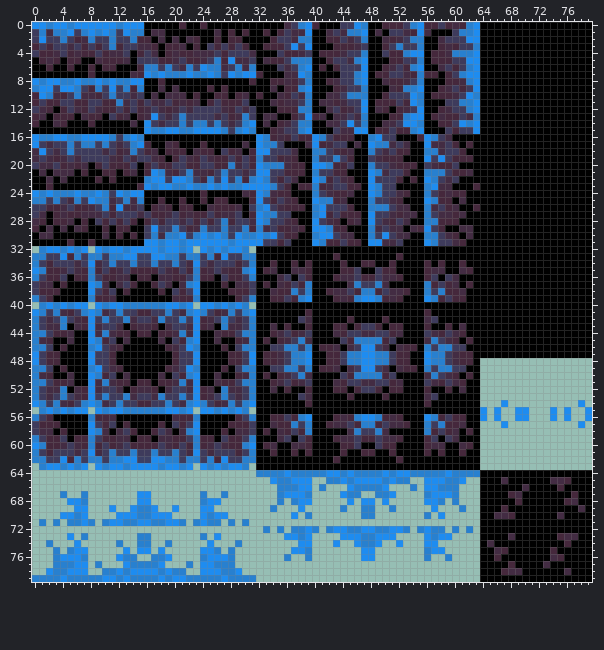
Two versions of one pixel-art file, graphics/.aseprite/tileset-forest-grass.aseprite. Above is the file before it was changed.
80x80 pixels, 1 frame.
After:
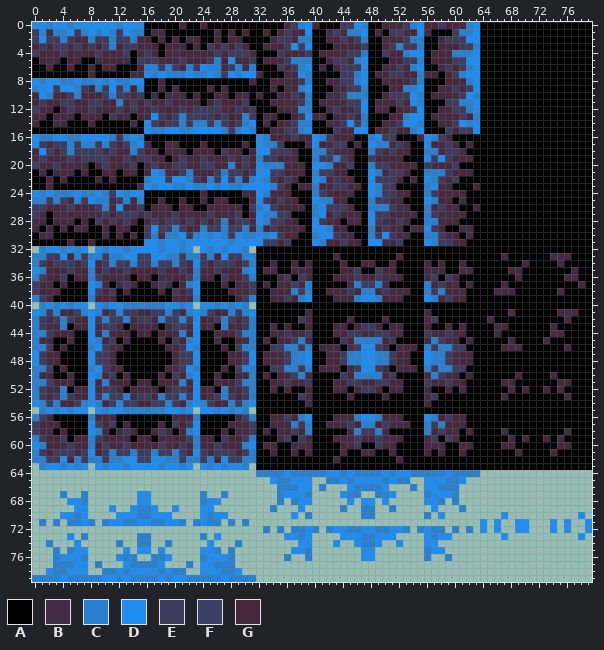
Palette (. is transparent): A #000000  B #432c43  C #2880cf  D #1e8cf0  E #3e3b5c  F #3c4065  G #45283c
Change:
y 33: x 67 A -> B; x 74..76 AAA -> BBG
y 34: x 70 A -> B; x 75 A -> G
y 35: x 68..69 AA -> GB; x 77 A -> G
y 36: x 69 A -> G; x 76..77 AA -> GB
y 37: x 67 A -> G; x 78 A -> B
y 38: x 66..68 AAA -> BBG; x 75 A -> B
y 41: x 68 A -> B; x 75..77 AAA -> GBB
y 42: x 65 A -> B; x 76 A -> G
y 43: x 66..67 AA -> BG; x 74 A -> G
y 44: x 66 A -> G; x 74..75 AA -> BG
y 45: x 68 A -> G; x 73 A -> B
y 46: x 67..69 AAA -> GBB; x 76 A -> B
y 48..49: x 64..79 ................ -> AAAAAAAAAAAAAAAA
y 50: x 64..79 ................ -> AAAAAGAAAAGAAAAA
y 51: x 64..79 ................ -> AAAGGAAAAAAGGAAA
y 52: x 64..79 ................ -> AAAABAGAAGABAAAA
y 53: x 64..79 ................ -> AAABAAAAAAAABAAA
y 54: x 64..79 ...D..........D. -> AAAAAAAAAAAAAAAA
y 55..56: x 64..79 D.D..DD...D.D..D -> AAAAAAAAAAAAAAAA
y 57: x 64..79 ...D..........D. -> AAAAAAAAAAAAAAAA
y 58: x 64..79 ................ -> AAABAAAAAAAABAAA
y 59: x 64..79 ................ -> AAAABAGAAGABAAAA
y 60: x 64..79 ................ -> AAAGGAAAAAAGGAAA
y 61: x 64..79 ................ -> AAAAAGAAAAGAAAAA
y 62..63: x 64..79 ................ -> AAAAAAAAAAAAAAAA
y 64: x 64..79 AAAAAAAAAAAAAAAA -> ................
y 65: x 64..79 AAABAAAAAABBGAAA -> ................
y 66: x 64..79 AAAAAABAAAAGAAAA -> ................
y 67: x 64..79 AAAAGBAAAAAAAGAA -> ................
y 68: x 64..79 AAAAAGAAAAAAGBAA -> ................
y 69: x 64..79 AAAGAAAAAAAAAABA -> ................
y 70: x 64..79 AABBGAAAAAABAAAA -> ...D..........D.
y 71..72: x 64..79 AAAAAAAAAAAAAAAA -> D.D..DD...D.D..D
y 73: x 64..79 AAAABAAAAAAGBBAA -> ...D..........D.
y 74: x 64..79 ABAAAAAAAAAAGAAA -> ................
y 75: x 64..79 AABGAAAAAAGAAAAA -> ................
y 76: x 64..79 AAGAAAAAAABGAAAA -> ................
y 77: x 64..79 AAAAGAAAABAAAAAA -> ................
y 78: x 64..79 AAAGBBAAAAAABAAA -> ................
y 79: x 64..79 AAAAAAAAAAAAAAAA -> ................
Where, in picture pixels (left, top, right, bottom), the same in both pictures:
changed: (480, 253, 592, 582)
